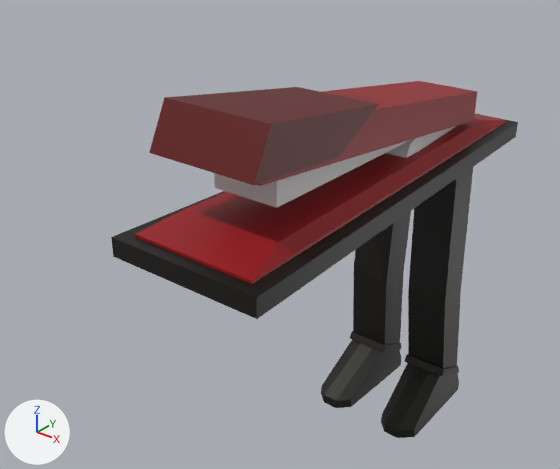
The FBX model Dimention/Assets/3DModels/enemies/StaplerEnemyLarge.fbx: old version first, new version second.
One viewpoint serves both versions: a camera (50 mm lens) standing at (8.42, -15.28, 12.72) and looking at (-1.11, -3.37, 5.33). The axes (+X, +Y, +Z) are drawn at lower left. The lights are the same throughout. Where no turn or scale is listed for an object, it has been applied to the vertices.
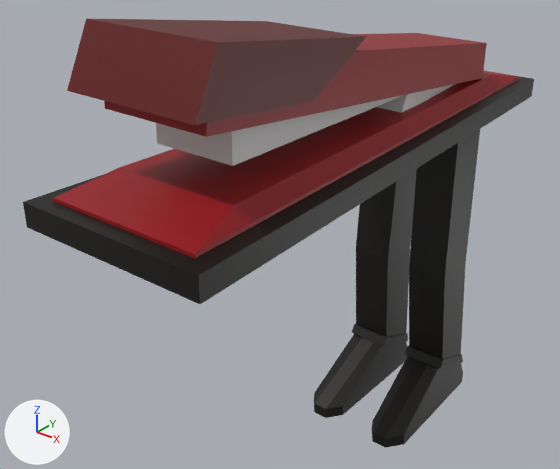
Commit message: changed files for stapler eemies

What differs and where, as boxes (x1, y1, x2, y2) in the pictures (560 x 469 px):
'Cube.004', moved, rescaled (30% wider, 8% taller)
    before: (149, 87, 379, 185)
    after: (67, 19, 367, 125)
'Cube.005', moved, rescaled (25% wider, 14% taller)
    before: (111, 114, 518, 319)
    after: (23, 71, 534, 304)
'Cube.013', added (red)
    after: (53, 71, 520, 258)
'Cube', deleted (red)
    before: (135, 81, 506, 284)
'Cube.003', moved, rescaled (17% wider, 17% taller)
    before: (381, 167, 473, 438)
    after: (372, 129, 480, 447)
'Cube.001', moved, rescaled (14% wider, 26% taller)
    before: (321, 211, 411, 408)
    after: (314, 169, 417, 418)
'Cube.006', added (brown)
    after: (104, 33, 487, 137)
'Cube.007', added
    after: (156, 95, 402, 166)
'Cube.002', deleted
    before: (214, 126, 456, 208)
'Cube.011', added
    after: (377, 84, 455, 113)

What changed in the scene script:
```text
Add mat_material_009:
    mat_material_009 = principled_material('Material.009')
    mat_material_009.texture = img_redtopandbottomcovertextue_jpg
Add mat_material_008:
    mat_material_008 = principled_material('Material.008')
    mat_material_008.texture = img_lightgrayinnerstaplertextue_jpg
Add me_cube:
    me_cube.from_pydata(...)  # 12 vertices, 10 faces; spans x -1.57..1.57, y -8.57..3.41, z -1.21..-0.55
    me_cube.materials.append(mat_material_009)  # picture img_redtopandbottomcovertextue_jpg
Add me_cube_007:
    me_cube_007.from_pydata(...)  # 8 vertices, 6 faces; spans x -1.09..1.1, y -7.76..1.72, z -0.42..1.75
    me_cube_007.materials.append(mat_material)  # picture img_redtopandbottomcovertextue_jpg
Add me_cube_003:
    me_cube_003.from_pydata(...)  # 8 vertices, 6 faces; spans x -0.84..0.84, y -6.94..1.48, z 0.29..1.47
    me_cube_003.materials.append(mat_material_008)  # picture img_lightgrayinnerstaplertextue_jpg
Add me_cube_011:
    me_cube_011.from_pydata(...)  # 12 vertices, 10 faces; spans x -0.8..0.8, y -2.05..1.5, z -0.52..0.52
    me_cube_011.materials.append(mat_material_003)  # picture img_lightgrayinnerstaplertextue_jpg
Remove ob_cube:
    ob_cube = bpy.data.objects.new('Cube', me_cube_001)
    ob_cube.location = (0.0, 0.26, 7.4)
Change ob_cube_005:
    ob_cube_005.location: (0.0, 0.34, 7.4) -> (0.0, 0.06, 8.62)
    ob_cube_005.scale: (1.69, 1.34, 1.14) -> (1.95, 1.55, 1.31)
Change ob_cube_004:
    ob_cube_004.location: (0.0, -5.59, 8.7) -> (0.0, -6.78, 10.13)
    ob_cube_004.scale: (1.17, 1.28, 0.512) -> (1.35, 1.48, 0.59)
Remove ob_cube_002:
    ob_cube_002 = bpy.data.objects.new('Cube.002', me_cube_005)
    ob_cube_002.location = (0.0, 0.26, 6.92)
Change ob_cube_003:
    ob_cube_003.location: (0.29, 0.0, 0.0) -> (0.26, -0.02, 0.06)
    ob_cube_003.scale: (-0.955, -1.01, -1.12) -> (-0.914, -1.34, -1.34)
Change ob_cube_001:
    ob_cube_001.location: (-0.3, 0.0, 0.0) -> (-0.3, -0.02, 0.06)
    ob_cube_001.scale: (0.955, 1.01, 1.12) -> (0.914, 1.34, 1.34)
Add ob_cube_013:
    ob_cube_013 = bpy.data.objects.new('Cube.013', me_cube)
    ob_cube_013.location = (0.0, -0.04, 8.62)
Add ob_cube_006:
    ob_cube_006 = bpy.data.objects.new('Cube.006', me_cube_007)
    ob_cube_006.location = (0.0, -0.04, 8.51)
Add ob_cube_007:
    ob_cube_007 = bpy.data.objects.new('Cube.007', me_cube_003)
    ob_cube_007.location = (0.0, -0.04, 8.01)
Add ob_cube_011:
    ob_cube_011 = bpy.data.objects.new('Cube.011', me_cube_011)
    ob_cube_011.location = (0.0, -0.04, 8.07)
```
